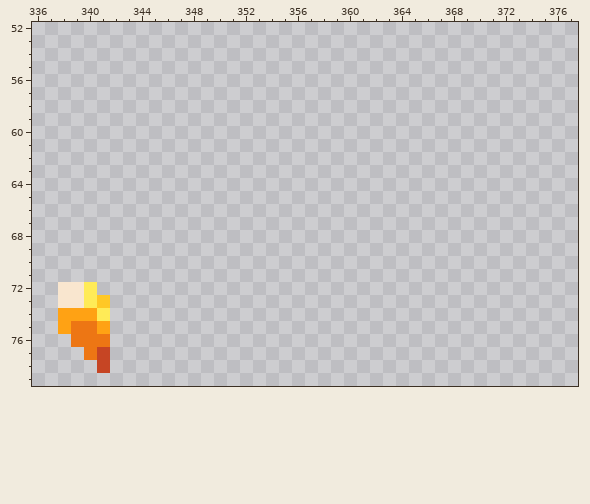
Pixel-art file -- core/assets/ase/ui.ase. Above is the file before it was changed.
512x256 pixels, 1 frame. Shown: x 336..377, y 52..79.
The same view after the edit:
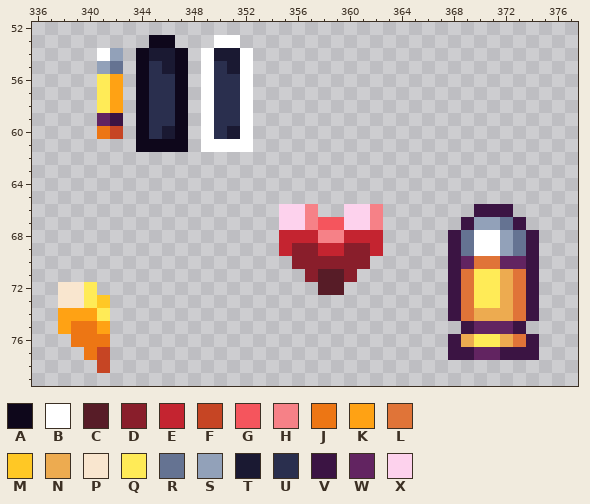
Palette (. is transparent): A #0e071b  B #ffffff  C #571c27  D #891e2b  E #c42430  F #c64524  G #f5555d  H #f68187  J #ed7614  K #ffa214  L #e07438  M #ffc825  N #edab50  P #f9e6cf  Q #ffeb57  R #657392  S #92a1b9  T #1a1932  U #2a2f4e  V #3b1443  W #622461  X #fdd2ed
The exact change:
y 53: x 345..346 .. -> AA; x 350..351 .. -> BB
y 54: x 341..342 .. -> BS; x 344..347 .... -> ATTA; x 349..352 .... -> BTTB
y 55: x 341..342 .. -> SR; x 344..347 .... -> AUTA; x 349..352 .... -> BUTB
y 56..58: x 341..342 .. -> QK; x 344..347 .... -> AUUA; x 349..352 .... -> BUUB
y 59: x 341..342 .. -> WV; x 344..347 .... -> AUUA; x 349..352 .... -> BUUB
y 60: x 341..342 .. -> JF; x 344..347 .... -> AUTA; x 349..352 .... -> BUTB
y 61: x 344..347 .... -> AAAA; x 349..352 .... -> BBBB
y 66: x 355..357 ... -> XXH; x 360..362 ... -> XXH; x 370..372 ... -> VVV
y 67: x 355..362 ........ -> XXHGGXXH; x 369..373 ..... -> VSSRV
y 68: x 355..362 ........ -> EEEHHEEE; x 368..374 ....... -> VRBBSRV
y 69: x 355..362 ........ -> EDDEEDDE; x 368..374 ....... -> VRBBSRV
y 70: x 356..361 ...... -> DDDDDD; x 368..374 ....... -> VWLLWWV
y 71: x 357..360 .... -> DCCD; x 368..374 ....... -> VLQQNLV
y 72: x 358..359 .. -> CC; x 368..374 ....... -> VLQQNLV
y 73: x 368..374 ....... -> VLQQNLV
y 74: x 368..374 ....... -> VLNNNLV
y 75: x 369..373 ..... -> VWWWV
y 76: x 368..374 ....... -> VNQQNLV
y 77: x 368..374 ....... -> VVWWVVV
Where, in picture pixels (left, top, right, bottom), the same in both pictures:
added: (97, 35, 383, 295)
added: (448, 204, 539, 360)
